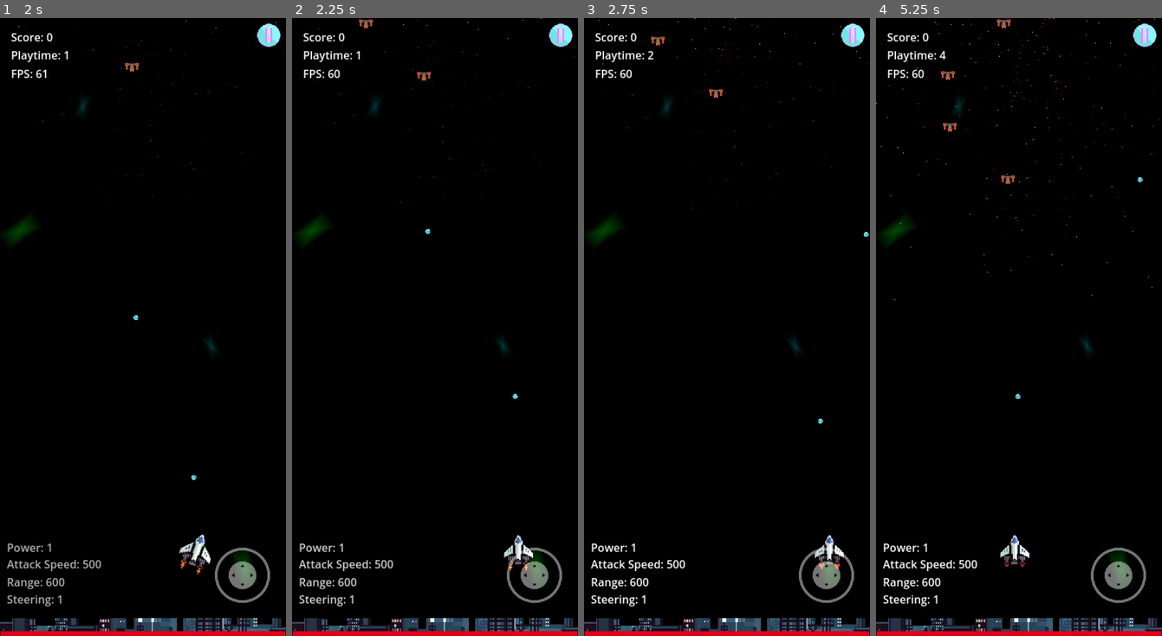
Above: before the commit, frames 1-4 (left to right).
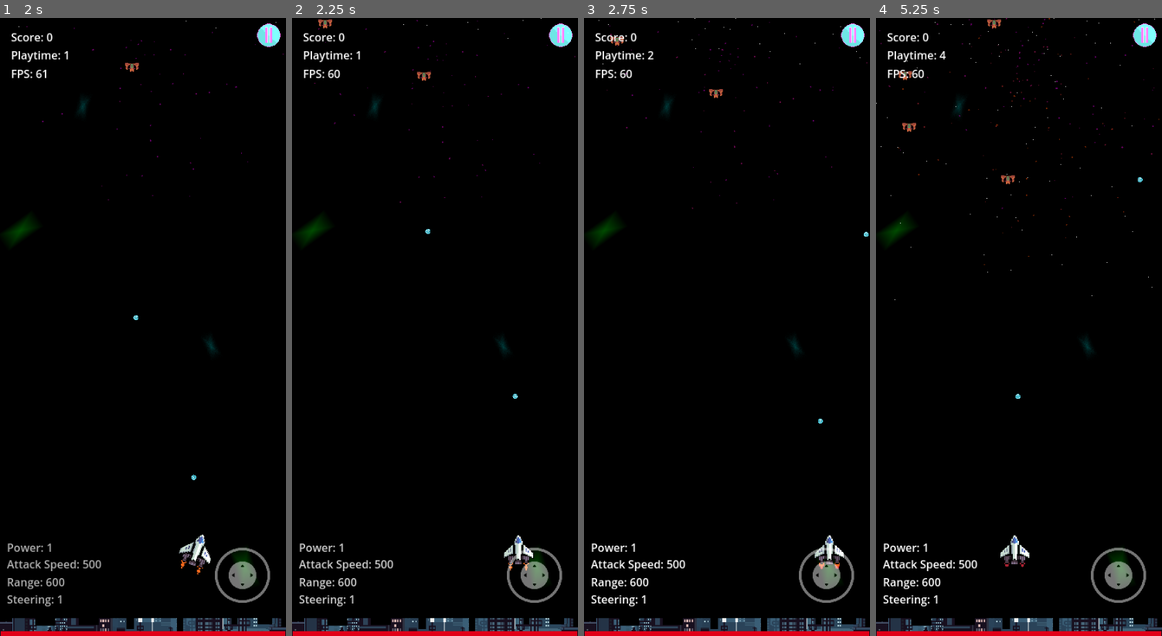
Above: after the commit, the same moments.

Repository: mpitog/space_shooterz
Game: Godot game, scene res://Scenes/start_scene.tscn
The game is run twice, just before and just after one commit, with the same random seed, the same clock (stepped at 60 frames per second) and the same inputs.
Inputs (mouse positions are in pixels of both pictures, inside the frame that each line leads up to):
- Up to frame 1 (2 s): click "Start Game" at 0.5 s; move the mouse to (205, 296) at 1.27 s; hold Right (right) from 1.28 s (still down); click (205, 296) at 1.42 s
- Up to frame 2 (2.25 s): release Right (right) at 2 s; drag from (377, 357) to (423, 67) at 2.02 s
- Up to frame 3 (2.75 s): no input
- Up to frame 4 (5.25 s): move the mouse to (1047, 191) at 2.77 s; hold Right (right) 2.78-3.5 s; drag from (1004, 450) to (950, 67) at 3.52 s; move the mouse to (1104, 419) at 4.27 s; hold Left (left) 4.28-5 s; drag from (933, 234) to (930, 574) at 5.02 s

Frame 1 is identical in both runs. In frame 2, 0.1% of the frame differs, in the area x 9-29%, y 0-2%; in frame 3, 0.1%; in frame 4, 0.3%, in the area x 7-48%, y 0-19%.

Commit message:
enemy gen path updates

Diff:
--- a/Scenes/main.tscn
+++ b/Scenes/main.tscn
@@ -75,9 +75,9 @@
 
 [sub_resource type="Curve2D" id="Curve2D_piwl1"]
 _data = {
-"points": PackedVector2Array(0, 0, 0, 0, 259.088, -649.133, 0, 0, 0, 0, 45.4245, -583.752, 66.0746, 2.66968, -66.0746, -2.66968, -242, -590, 0, 0, 0, 0, -440.785, -660.029)
+"points": PackedVector2Array(0, 0, 0, 0, 259.088, -649.133, 0, 0, 0, 0, 147.35, -610.629, 0, 0, 0, 0, 45.4245, -583.752, 0, 0, 0, 0, -27.6054, -547.949, 66.0746, 2.66968, -66.0746, -2.66968, -242, -590, 0, 0, 0, 0, -651.857, -563.515)
 }
-point_count = 4
+point_count = 6
 
 [sub_resource type="RectangleShape2D" id="RectangleShape2D_mh1v3"]
 size = Vector2(152.5, 113.5)
@@ -338,14 +338,14 @@
 [node name="Paths" type="Node2D" parent="."]
 
 [node name="Enemy_Path2D" type="Path2D" parent="Paths"]
-position = Vector2(242.711, 309)
-scale = Vector2(0.360065, 0.642396)
+position = Vector2(289.94, 309)
+scale = Vector2(0.432518, 0.642396)
 curve = SubResource("Curve2D_piwl1")
 
 [node name="PathFollow2D" type="PathFollow2D" parent="Paths/Enemy_Path2D"]
 unique_name_in_owner = true
 position = Vector2(259.088, -649.133)
-rotation = 2.84464
+rotation = 2.80974
 
 [node name="Spaceship" parent="." instance=ExtResource("3_8r7bl")]
 position = Vector2(192, 1016)
Not shown: 1 places in Scenes/bullet.tscn that only renumber resources
